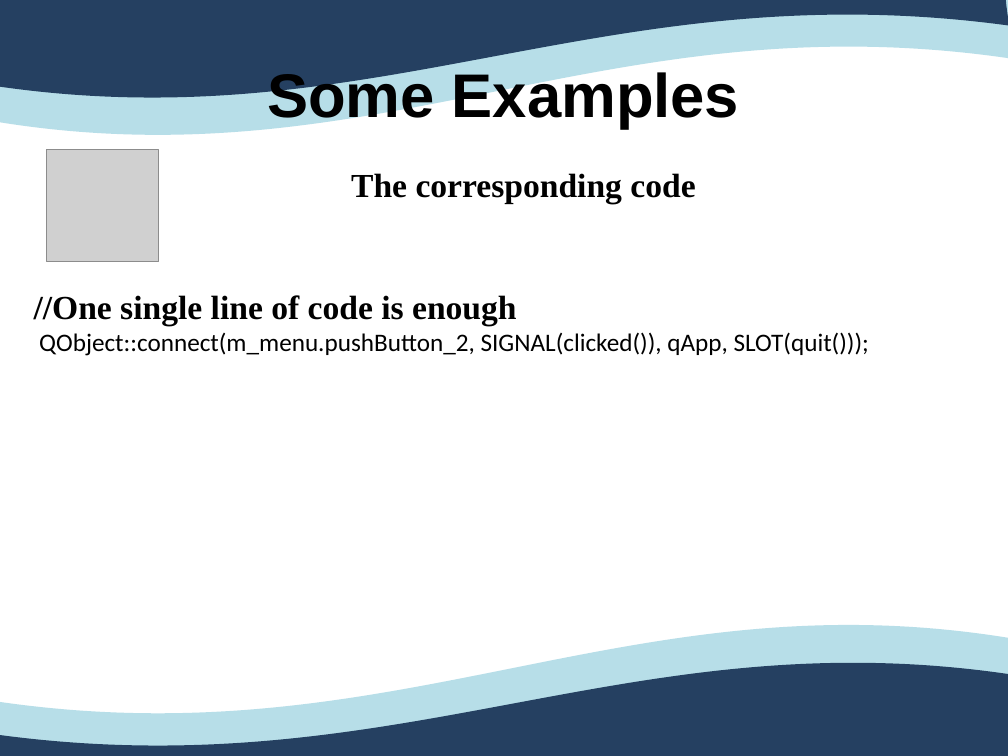
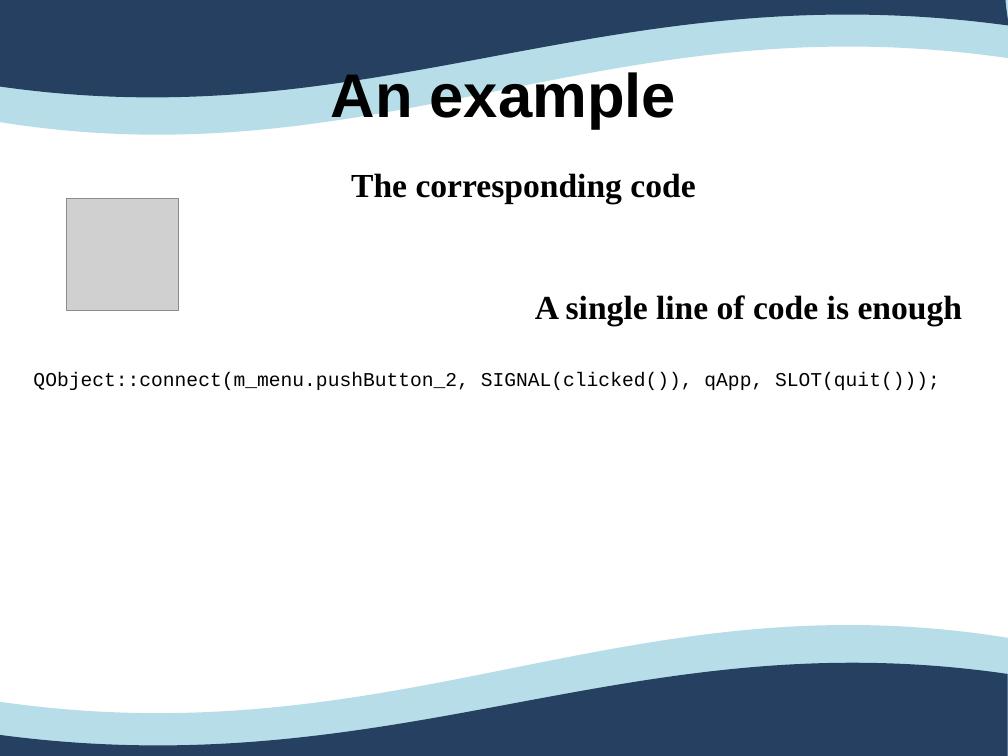
Before and after one commit to Ovan33/Immobilier, a slide deck: slide 25 of docs/Rapport/ProjetTuteureAnglais.ppt. Drawn at 1008x756 pixels with LibreOffice and Linux fonts; fonts in the diff are those of the drawing; grey boxes stand for pictures. Boxes give left, top, right and bottom in pixels: in the first picture for what was removed or moved away, otherwise in the second. Text is boxed around its words. In the diff, an @@ line names an element or a change of style, - is before the commit and + after.

```diff
--- a/docs/Rapport/ProjetTuteureAnglais.ppt
+++ b/docs/Rapport/ProjetTuteureAnglais.ppt
@@ outline redrawn in 3 elements at <box>0,662,1008,756</box>, <box>0,0,1008,98</box>, <box>0,0,1008,135</box> @@
@@ title at <box>331,68,676,129</box>: text changed @@
-Some Examples
+An example
@@ picture: place and size @@
-picture at <box>47,150,159,262</box>
+picture at <box>67,199,178,310</box>
@@ text at <box>535,295,963,326</box>: text changed @@
-//One single line of code is enough
+A single line of code is enough
@@ text at <box>33,372,940,390</box>: size 18 to 14 pt, font Calibri to Courier New in "QObject::connect(m_menu.pushButton_2, SIGNAL(clicked()), qAp ..." @@
```
Also in this commit, not shown: 18 other slides changed, 7 slides added, 6 slides removed, 9 other files.
